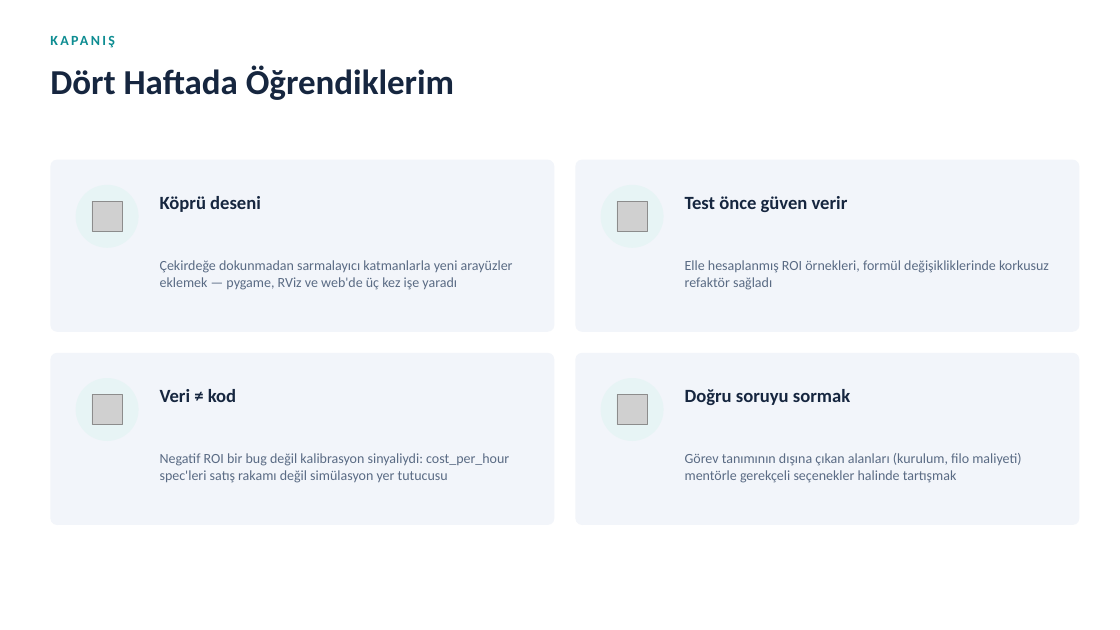
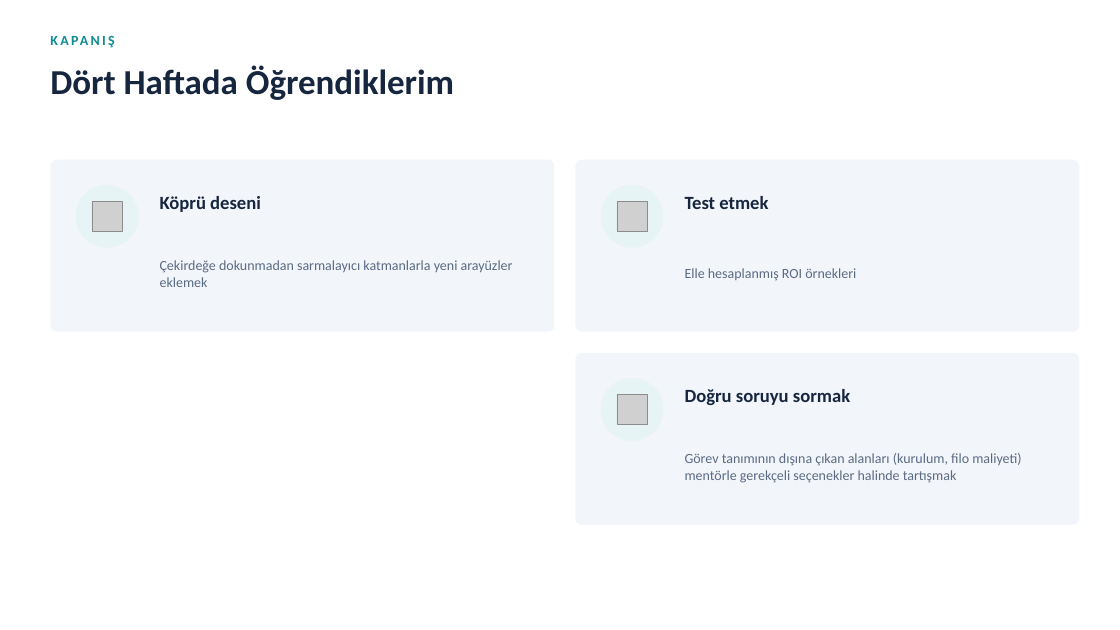
Before and after one commit to afeyzaayus/swarm-roi-dashboard, a slide deck: slide 15 of Final_Sunum.pptx (slide 16 before the commit). Drawn at 1120x630 pixels with LibreOffice and Linux fonts; fonts in the diff are those of the drawing; grey boxes stand for pictures. Boxes give left, top, right and bottom in pixels: in the first picture for what was removed or moved away, otherwise in the second. Text is boxed around its words. In the diff, an @@ line names an element or a change of style, - is before the commit and + after.

Commit message:
roi test

```diff
--- a/Final_Sunum.pptx
+++ b/Final_Sunum.pptx
@@ text at (x1=685, y1=196, x2=768, y2=209): text changed @@
-Test önce güven verir
+Test etmek
@@ text at (x1=160, y1=260, x2=513, y2=287): text changed @@
-Çekirdeğe dokunmadan sarmalayıcı katmanlarla yeni arayüzler eklemek — pygame, RViz ve web'de üç kez işe yaradı
+Çekirdeğe dokunmadan sarmalayıcı katmanlarla yeni arayüzler eklemek
@@ text at (x1=685, y1=268, x2=856, y2=281): text changed @@
-Elle hesaplanmış ROI örnekleri, formül değişikliklerinde korkusuz refaktör sağladı
+Elle hesaplanmış ROI örnekleri
@@ rounded rectangle removed at (x1=50, y1=353, x2=555, y2=525) @@
@@ ellipse removed at (x1=76, y1=378, x2=139, y2=441) @@
@@ text removed at (x1=160, y1=389, x2=236, y2=402) @@
-Veri ≠ kod
@@ picture removed at (x1=92, y1=395, x2=122, y2=425) @@
@@ text removed at (x1=160, y1=453, x2=509, y2=483) @@
-Negatif ROI bir bug değil kalibrasyon sinyaliydi: cost_per_hour spec'leri satış rakamı değil simülasyon yer tutucusu
```
Also in this commit, not shown: 12 other slides changed, 1 slide removed, 7 other files.
